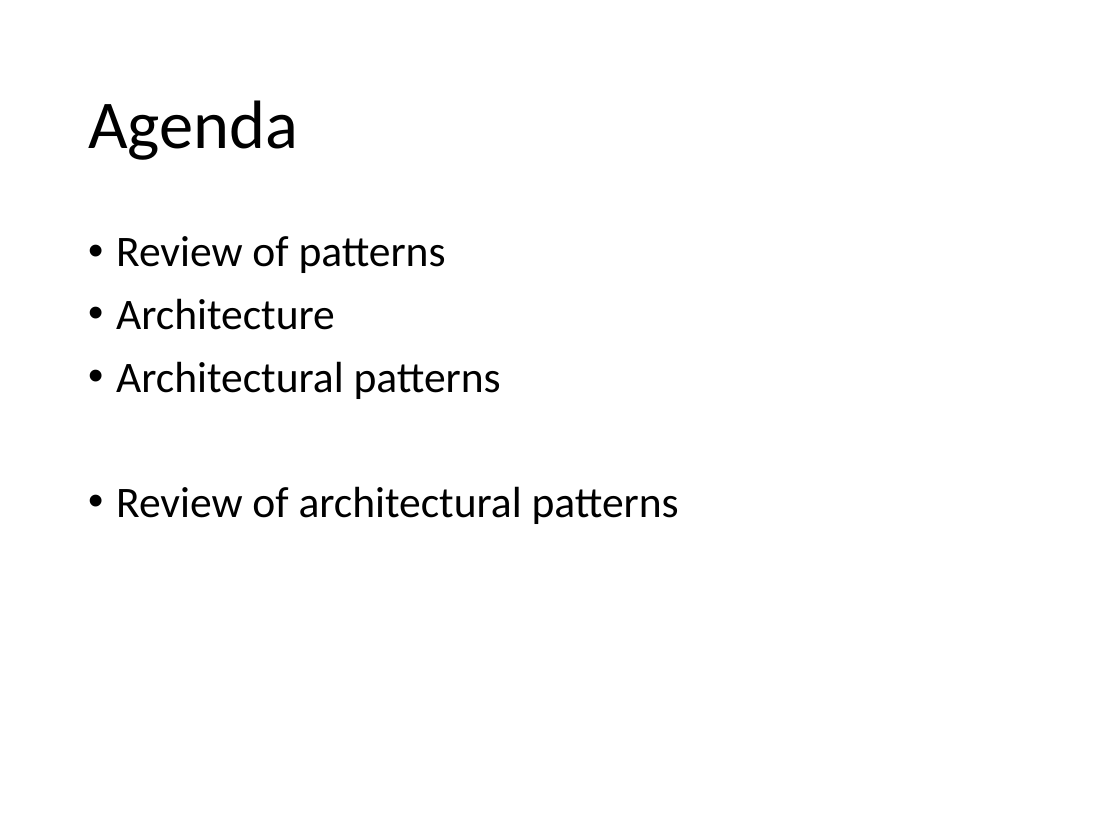
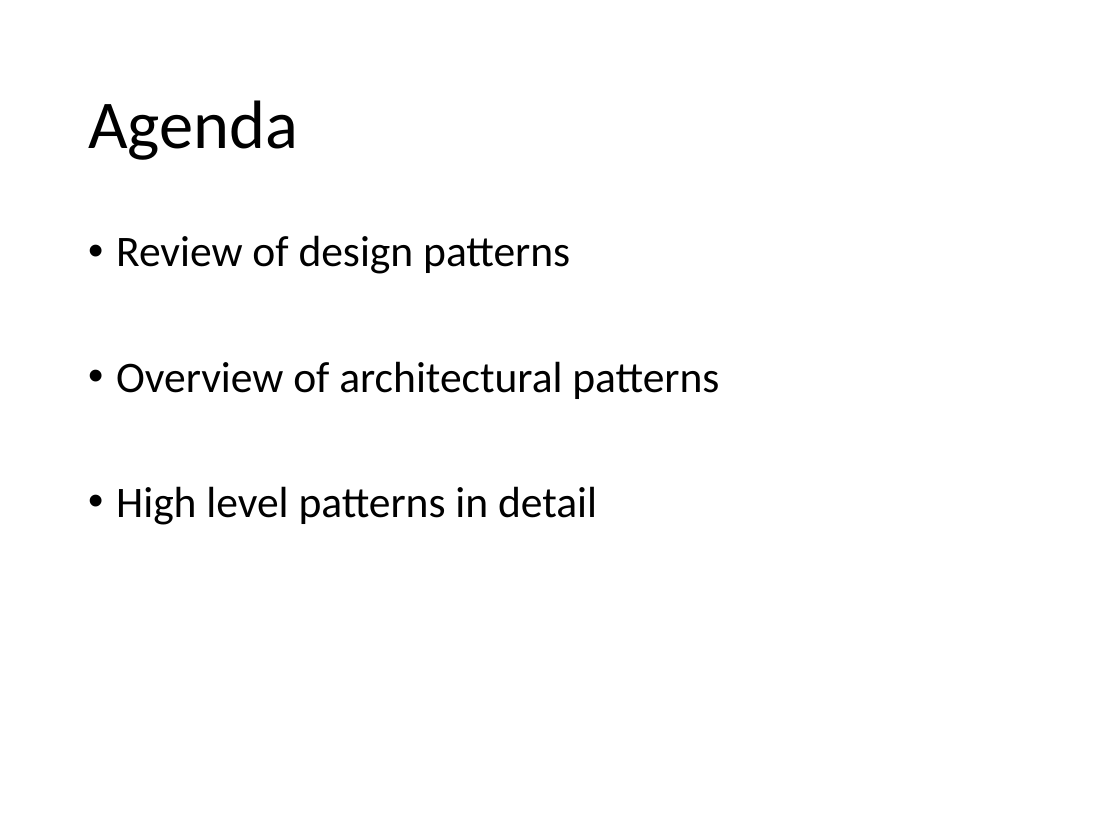
Before and after one commit to itascode/SU_SEGR_5240_18SQ, a slide deck: slide 3 of 03 - Patterns of Software Architecture.pptx (slide 2 before the commit). Drawn at 1120x840 pixels with LibreOffice and Linux fonts; fonts in the diff are those of the drawing. Boxes give left, top, right and bottom in pixels: in the first picture for what was removed or moved away, otherwise in the second. Text is boxed around its words. In the diff, an @@ line names an element or a change of style, - is before the commit and + after.

```diff
--- a/03 - Patterns of Software Architecture.pptx
+++ b/03 - Patterns of Software Architecture.pptx
@@ text at <box>116,235,719,525</box>: text changed @@
-• Review of patterns
-• Architecture
-• Architectural patterns
-• Review of architectural patterns
+• Review of design patterns
+• Overview of architectural patterns
+• High level patterns in detail
```
Also in this commit, not shown: 6 other slides changed.
